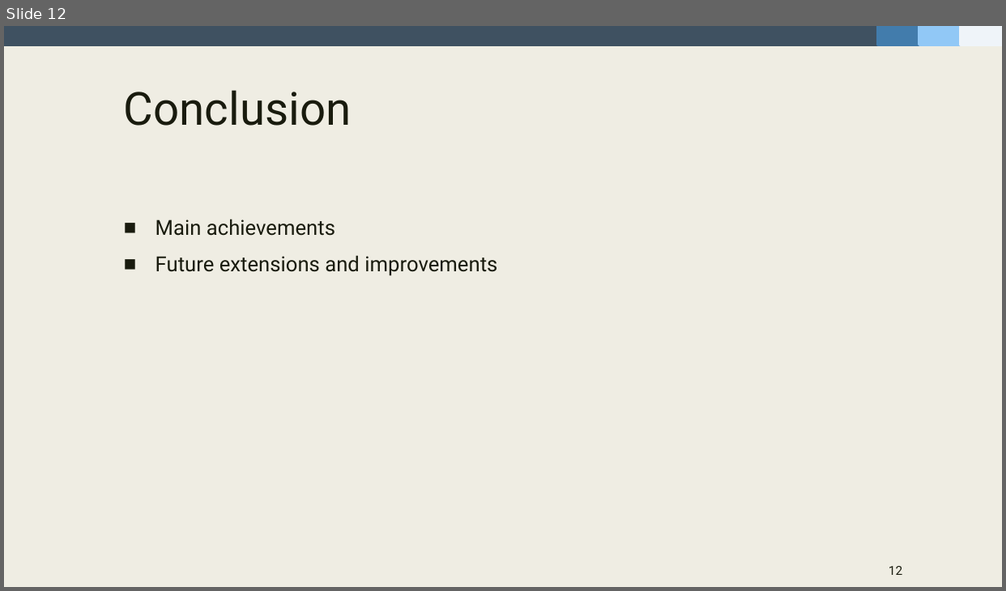
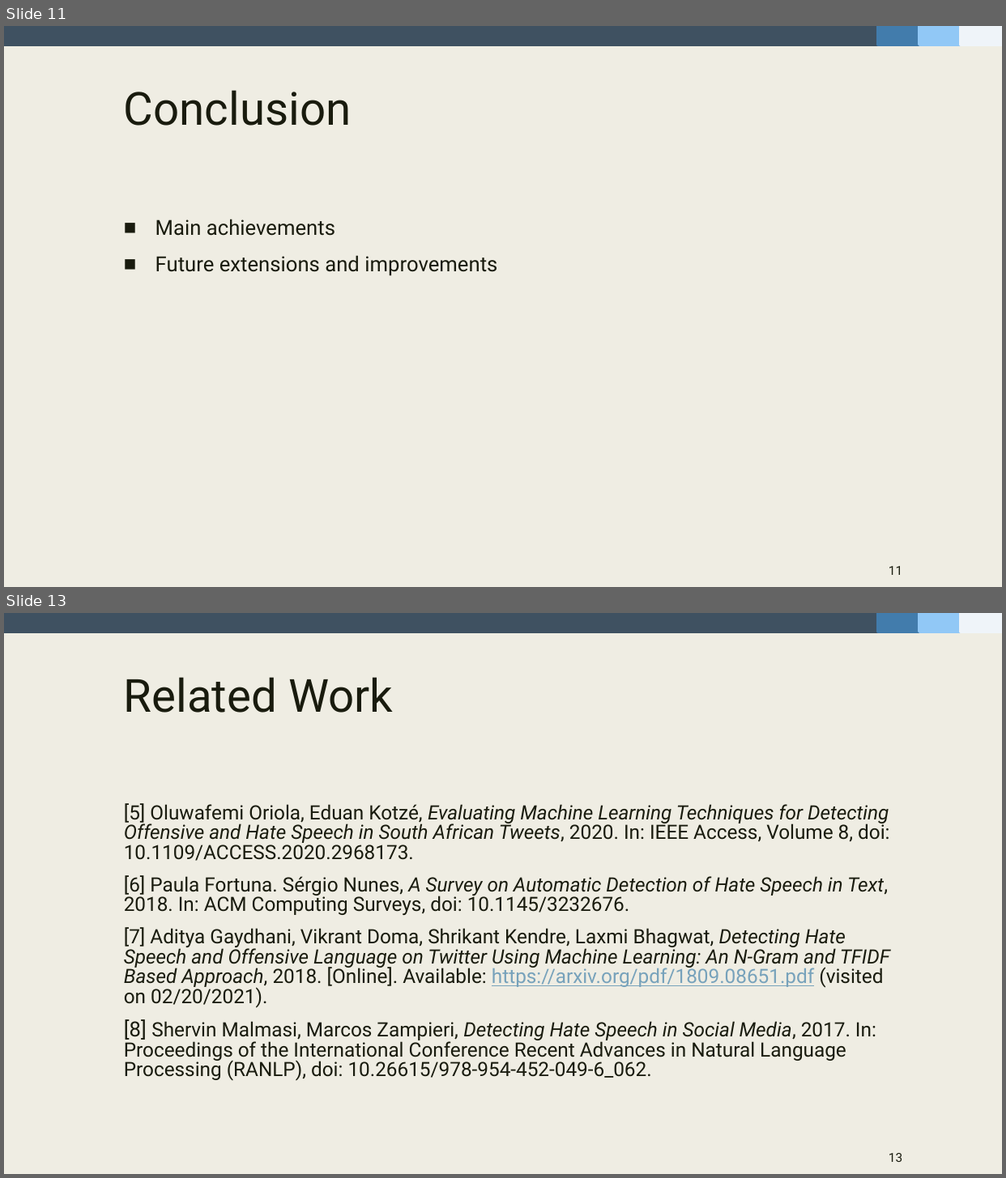
Before and after one commit to fidsusj/HateSpeechDetection, a slide deck: docs/presentation/presentation-slides.pptx. Shown one above the other, each under a label of ours: slide 12 before the commit, slides 11 and 13 after it; the slides between them are not shown. The pictures are 1006x591 and 1006x1178 pixels, drawn with LibreOffice and Linux fonts; fonts in the diff are those of the drawing. Boxes give left, top, right and bottom in pixels: in the first picture for what was removed or moved away, otherwise in the second. Text is boxed around its words. In the diff, an @@ line names an element or a change of style, - is before the commit and + after.

```diff
--- a/docs/presentation/presentation-slides.pptx
+++ b/docs/presentation/presentation-slides.pptx
@@ slide 13 added at (4,613,1002,1174), background #EFEDE3; not listed: 4 template elements that a slide beside it also shows @@
@@ title added at (124,677,393,713), 44 pt, text #191B0E @@
+Related Work
@@ text added at (124,803,890,1081), 19 pt, text #191B0E @@
+[5] Oluwafemi Oriola, Eduan Kotzé, Evaluating Machine Learning Techniques for Detecting Offensive and Hate Speech in South African Tweets, 2020. In: IEEE Access, Volume 8, doi: 10.1109/ACCESS.2020.2968173.
+[6] Paula Fortuna. Sérgio Nunes, A Survey on Automatic Detection of Hate Speech in Text, 2018. In: ACM Computing Surveys, doi: 10.1145/3232676.
+[7] Aditya Gaydhani, Vikrant Doma, Shrikant Kendre, Laxmi Bhagwat, Detecting Hate Speech and Offensive Language on Twitter Using Machine Learning: An N-Gram and TFIDF Based Approach, 2018. [Online]. Available: https://arxiv.org/pdf/1809.08651.pdf (visited on 02/20/2021).
+[8] Shervin Malmasi, Marcos Zampieri, Detecting Hate Speech in Social Media, 2017. In: Proceedings of the International Conference Recent Advances in Natural Language Processing (RANLP), doi: 10.26615/978-954-452-049-6_062.
@@ page number added at (889,1153,902,1162), 12 pt, text #191B0E @@
+13
@@ what was slide 12 is now slide 11 @@
@@ page number at (889,566,902,575): text changed @@
-12
+11
```
Also in this commit, not shown: 5 slides changed, 2 other slides added, 3 slides removed, 3 other files.
